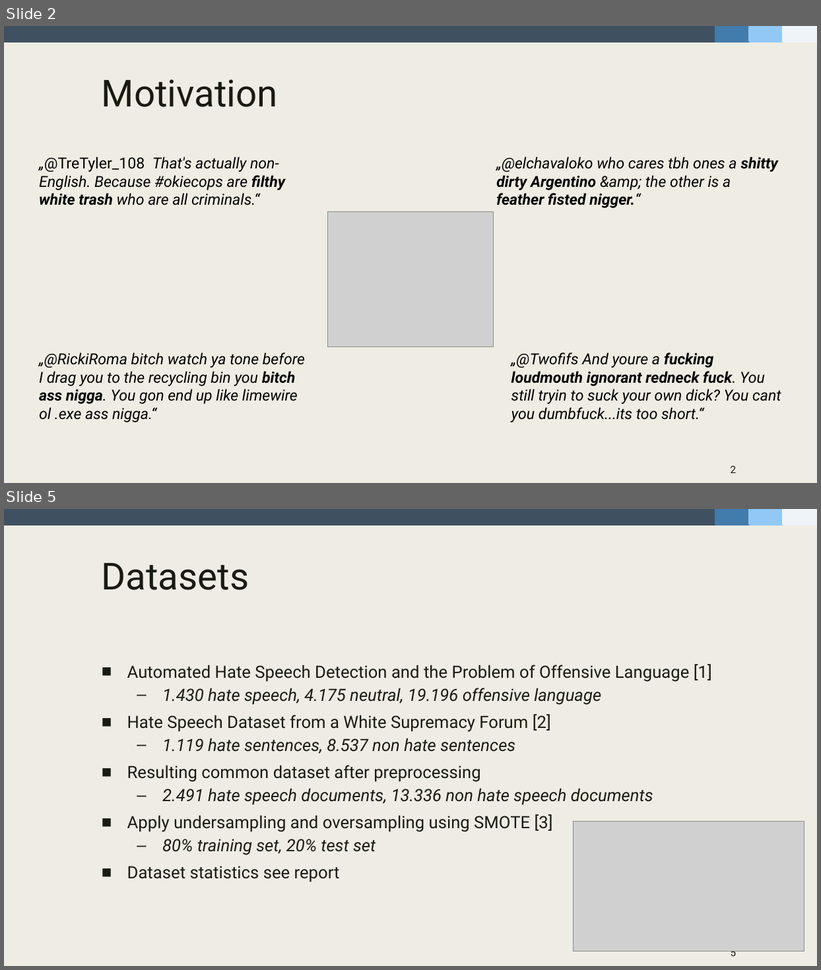
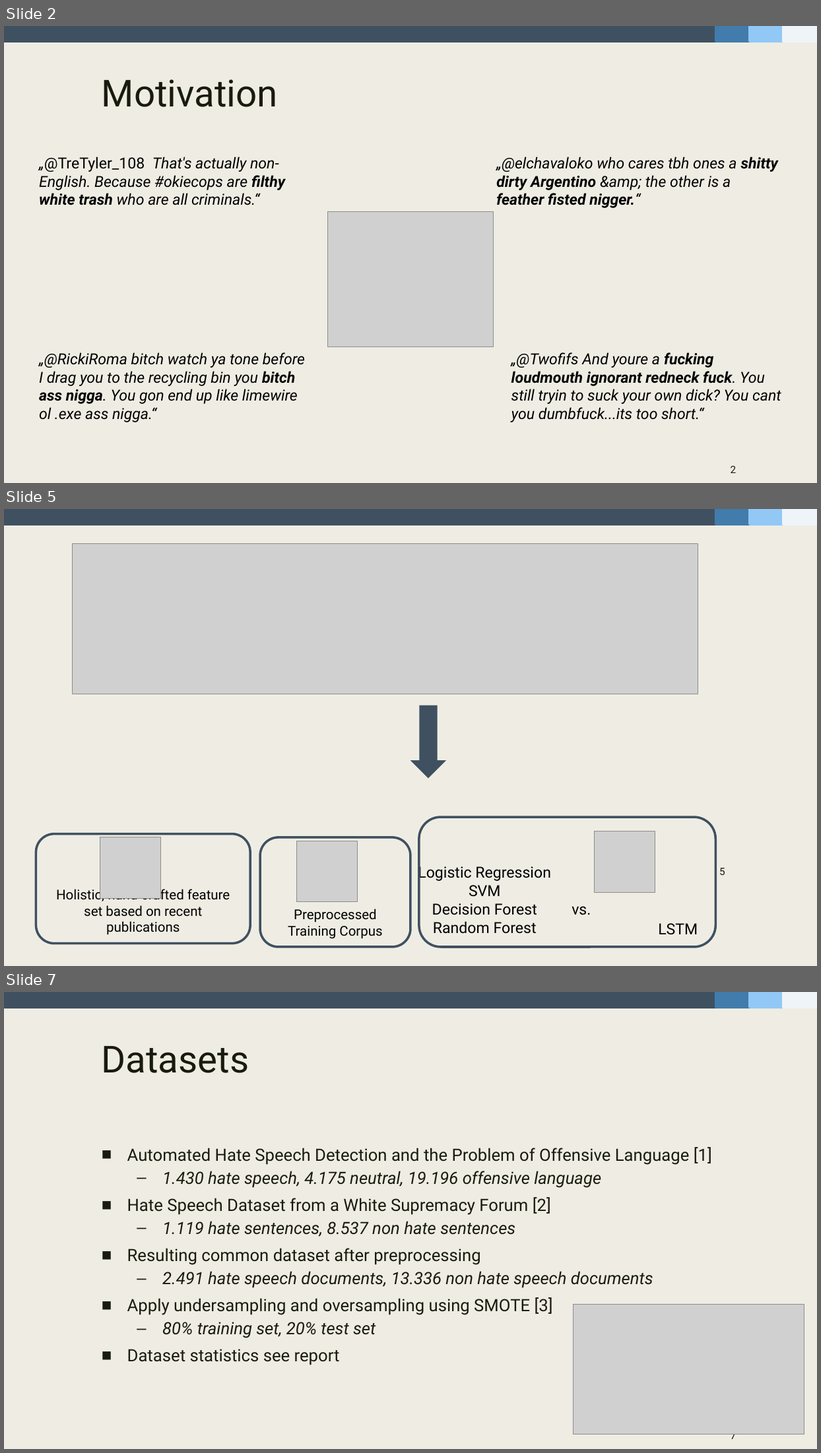
Before and after one commit to fidsusj/HateSpeechDetection, a slide deck: docs/presentation/presentation-slides.pptx. Shown one above the other, each under a label of ours: slides 2 and 5 before the commit, slides 2, 5 and 7 after it; the slides between them are not shown. The pictures are 821x970 and 821x1453 pixels, drawn with LibreOffice and Linux fonts; fonts in the diff are those of the drawing; grey boxes stand for pictures. Boxes give left, top, right and bottom in pixels: in the first picture for what was removed or moved away, otherwise in the second. Text is boxed around its words. In the diff, an @@ line names an element or a change of style, - is before the commit and + after.

```diff
--- a/docs/presentation/presentation-slides.pptx
+++ b/docs/presentation/presentation-slides.pptx
@@ slide 5 added at [4, 509, 817, 966], background #EFEDE3; not listed: 4 template elements that a slide beside it also shows @@
@@ picture added at [73, 544, 698, 694] @@
@@ right arrow added at [411, 706, 447, 779], fill #3F5161 @@
@@ rounded rectangle added at [419, 817, 716, 947], outline #3F5161 2.75 pt @@
@@ rounded rectangle added at [36, 834, 250, 944], outline #3F5161 2.75 pt, 16 pt, text #000000 @@
+Holistic, hand-crafted feature set based on recent publications
@@ picture added at [100, 838, 161, 899] @@
@@ rounded rectangle added at [260, 838, 411, 948], outline #3F5161 2.75 pt, 16 pt, text #000000 @@
+Preprocessed Training Corpus
@@ picture added at [297, 842, 358, 902] @@
@@ picture added at [595, 832, 655, 892] @@
@@ text added at [418, 865, 551, 934], 18 pt, text #000000 @@
+Logistic Regression SVM
+Decision Forest Random Forest
@@ page number added at [719, 868, 725, 875], 12 pt, text #191B0E @@
+5
@@ text added at [572, 906, 591, 916], 18 pt, text #000000 @@
+vs.
@@ text added at [658, 923, 698, 935], 18 pt, text #000000 @@
+LSTM
@@ what was slide 5 is now slide 7 @@
@@ page number at [731, 1434, 737, 1439]: text changed @@
-5
+7
```
Also in this commit, not shown: 4 slides changed, 2 other slides added, 1 slide removed, 2 other files.
